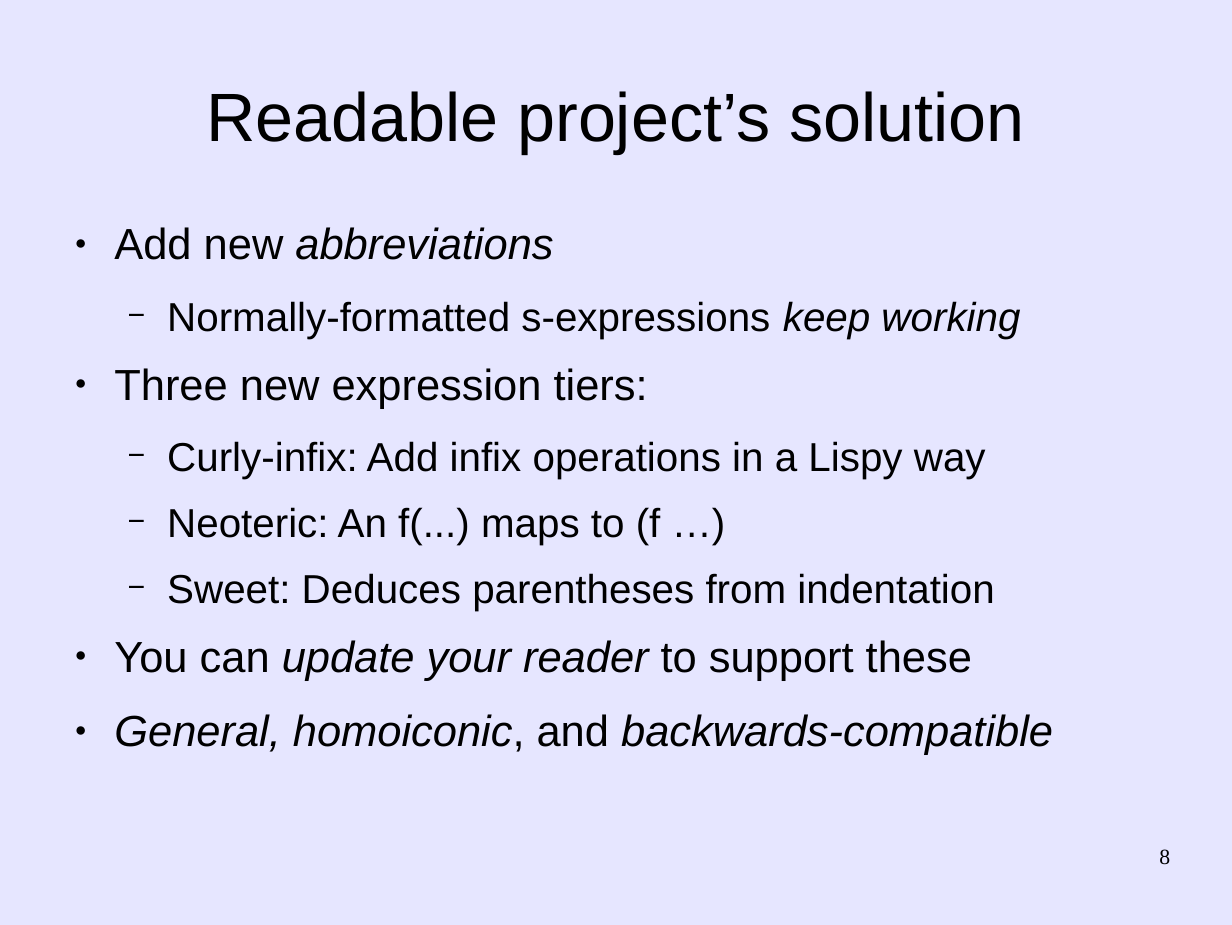
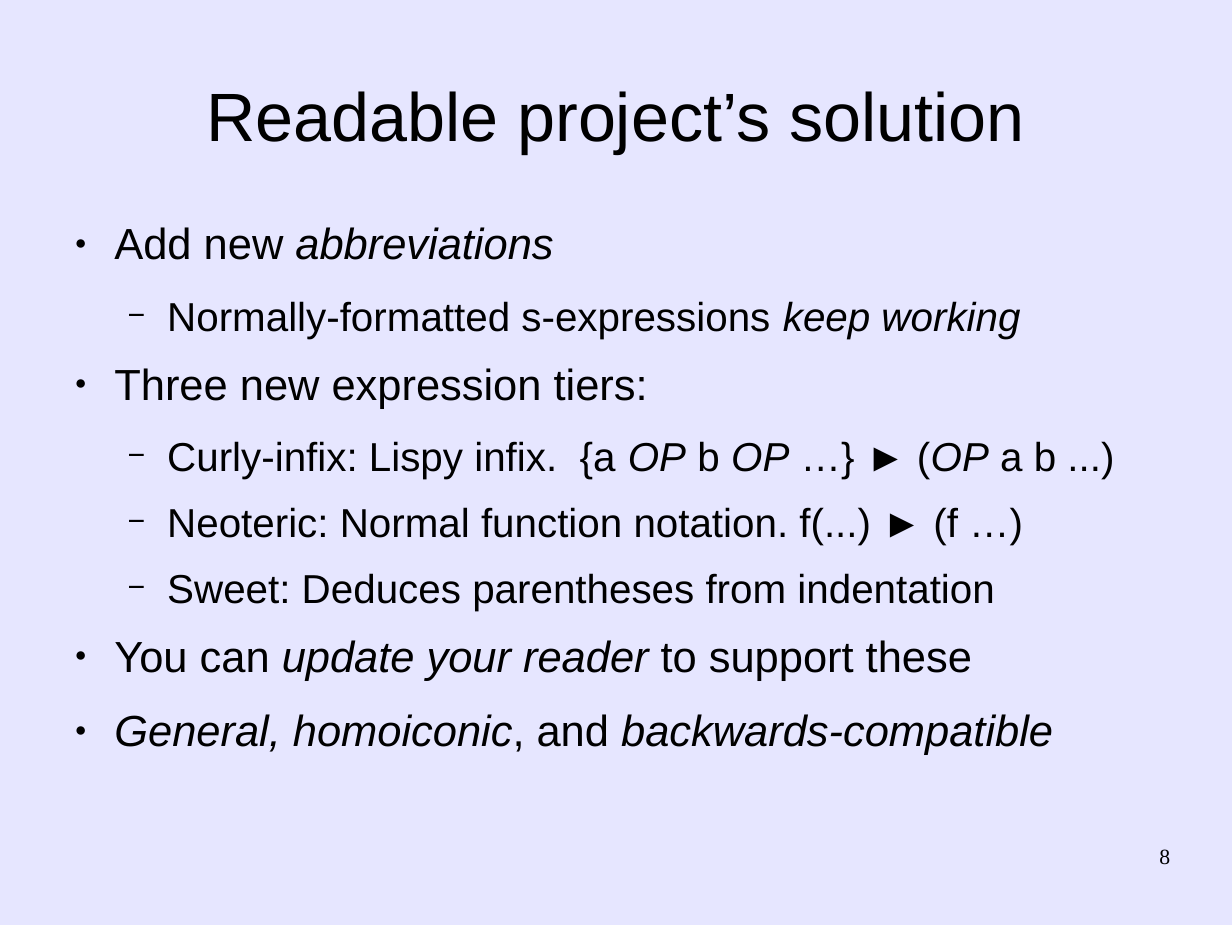
Before and after one commit to martin12333/Readable-Lisp-S-expressions, a slide deck: slide 8 of readable-s-expressions.odp. Drawn at 1232x925 pixels with LibreOffice and Linux fonts; fonts in the diff are those of the drawing. Boxes give left, top, right and bottom in pixels: in the first picture for what was removed or moved away, otherwise in the second. Text is boxed around its words. In the diff, an @@ line names an element or a change of style, - is before the commit and + after.

Commit message:
readable-s-expressions.odp: More Common Lisp info, nicer formatting

```diff
--- a/readable-s-expressions.odp
+++ b/readable-s-expressions.odp
@@ text at bbox=[167, 441, 1056, 545]: text changed @@
-  − Curly-infix: Add infix operations in a Lispy way
-  − Neoteric: An f(...) maps to (f …)
+  − Curly-infix: Lispy infix. {a OP b OP …} ► (OP a b ...)
+  − Neoteric: Normal function notation. f(...) ► (f …)
```
Also in this commit, not shown: 5 other slides changed, 1 slide added.
